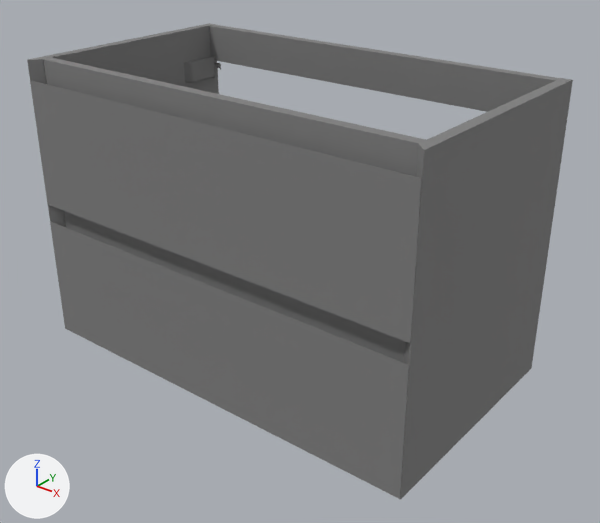
An edit to the glTF model demo/src/catalog/items/Salgar_Moment/moment 800 2c.glb, drawn before and after from the same camera.
Rendered twice from a 50 mm lens placed at (1.28, -1.292, 0.855), pointed at (0.437, -0.238, 0.202). Arrows for +X, +Y and +Z are at lower left; the lights stay in place. Where no turn or scale is listed for an object, it has been applied to the vertices.

In view in the first picture: 'Moment 800 2c'.
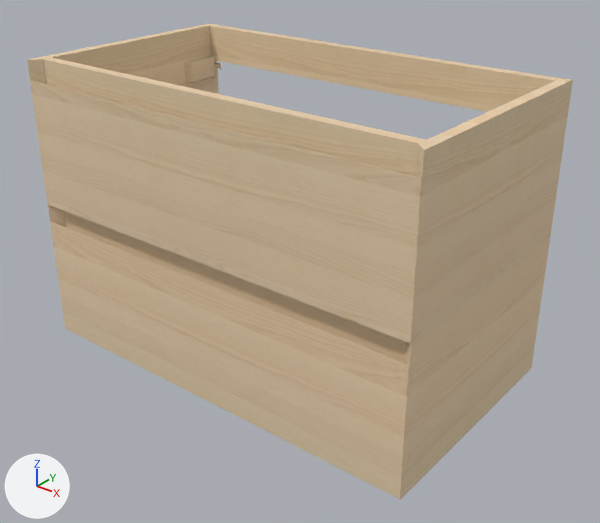
What differs and where, as boxes [x1, y1, x2, y2] in the pictures (600 x 523 px):
'Moment 800 2c', recoloured (grey to beige)
    both: [27, 23, 573, 499]

What changed in the scene script:
```text
Add img_pure:
    img_pure = load_image('Pure', '_unpacked/Pure', 1024, 1024, 'sRGB')
Add mat_acabado:
    mat_acabado = principled_material('Acabado')
    mat_acabado.texture = img_pure
    mat_acabado.roughness = 0.9
Change me_moment_800_2c:
    where me_moment_800_2c.from_pydata(...)  # 3264 vertices, 6416 faces; spans x 0.0..0.798, y -0.452..0.0, z 0.0..0.54
    remove me_moment_800_2c.materials.append(mat_armazon)  # grey #808080
    add me_moment_800_2c.materials.append(mat_acabado)  # picture img_pure
```
